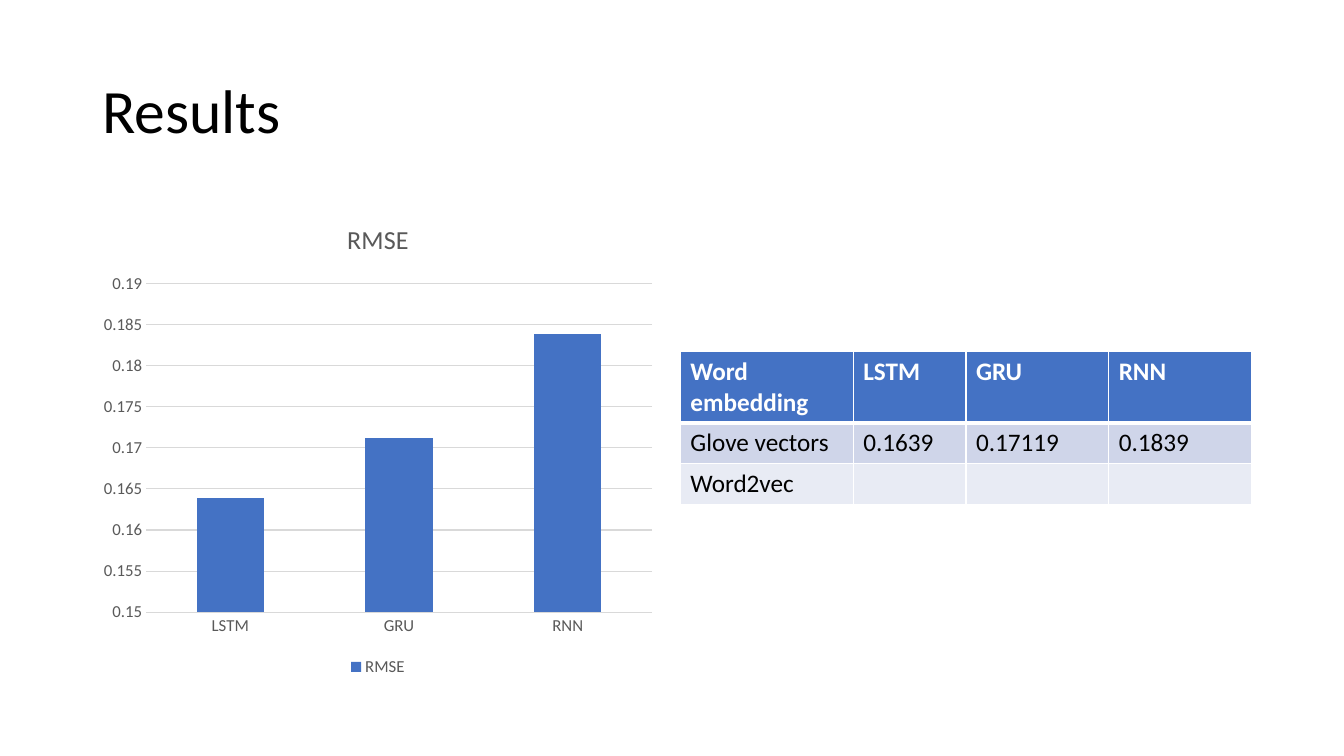
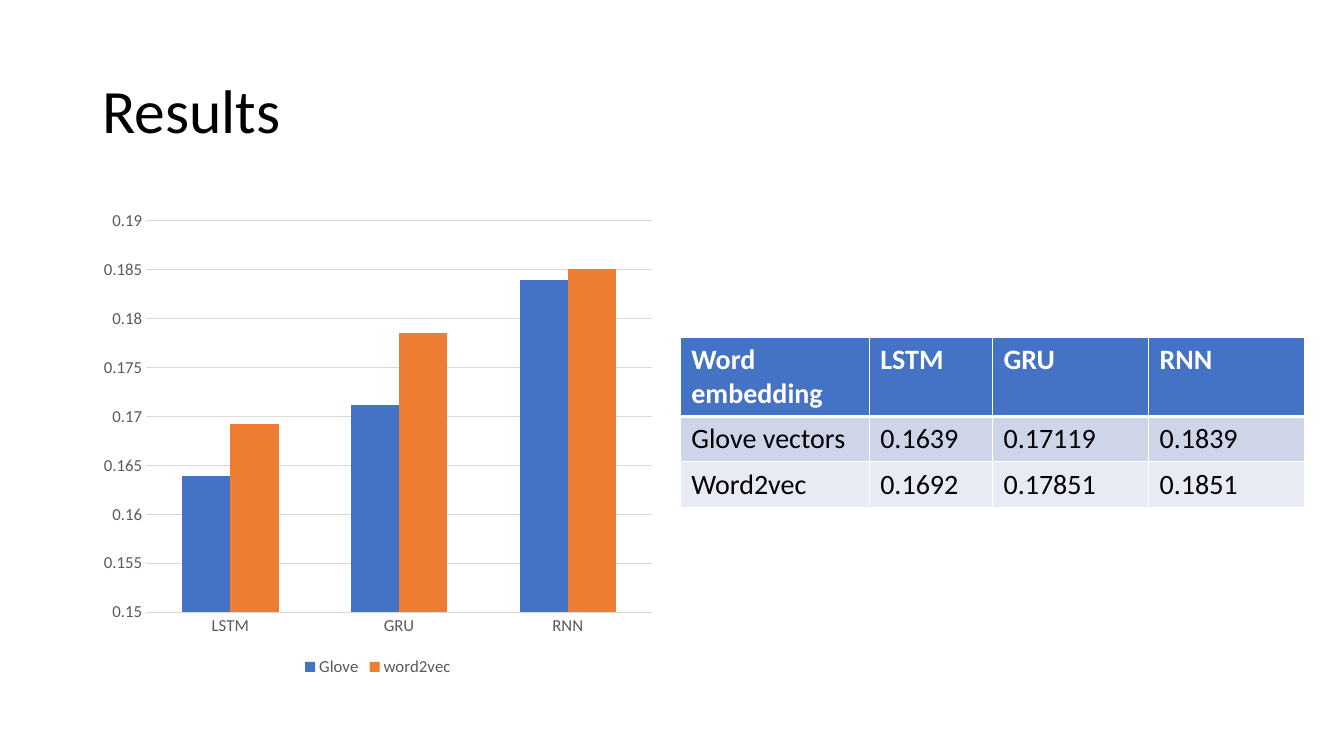
Before and after one commit to Hitesh1912/Smart-Essay-Grader-using-NLP, a slide deck: slide 6 of PPT Docs/PPT.pptx (slide 5 before the commit). Drawn at 1344x756 pixels with LibreOffice and Linux fonts; fonts in the diff are those of the drawing. Boxes give left, top, right and bottom in pixels: in the first picture for what was removed or moved away, otherwise in the second. Text is boxed around its words. In the diff, an @@ line names an element or a change of style, - is before the commit and + after.

```diff
--- a/PPT Docs/PPT.pptx
+++ b/PPT Docs/PPT.pptx
@@ column chart at (93,202,664,682) @@
@@ title "RMSE" removed @@
-RMSE: 0.164, 0.171, 0.184
+Glove: 0.164, 0.171, 0.184
+word2vec: 0.169, 0.179, 0.185
@@ table at (681,337,1305,504) @@
-row 3: Word2vec |  |  | 
+row 3: Word2vec | 0.1692 | 0.17851 | 0.1851
@@ size 18 to 20 pt in "Word embedding", "LSTM", "GRU", "RNN" and 5 more places @@
@@ table: place and size @@
-table at (681,351,1252,503)
+table at (681,337,1305,504)
```
Also in this commit, not shown: 1 slide added, 1 slide removed.
